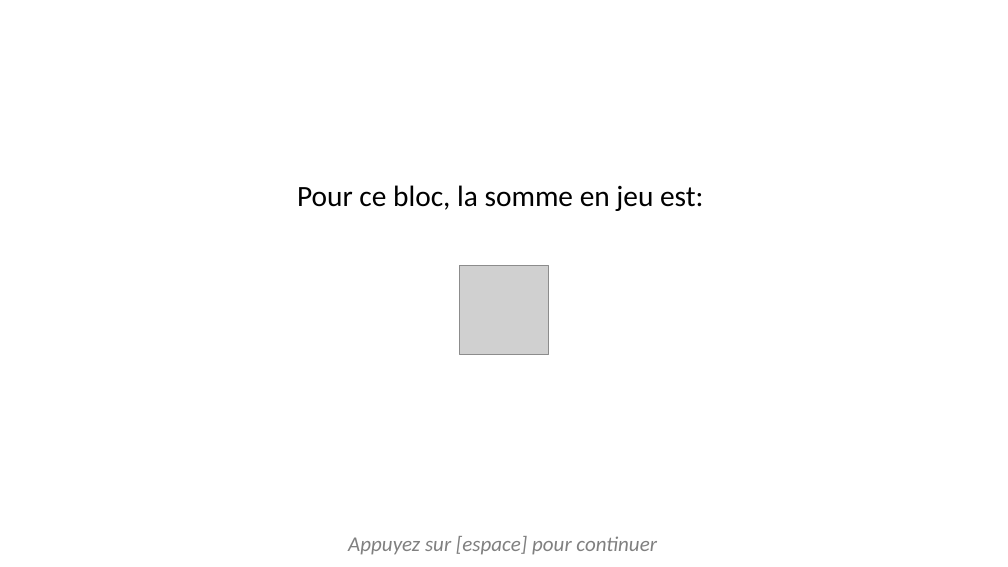
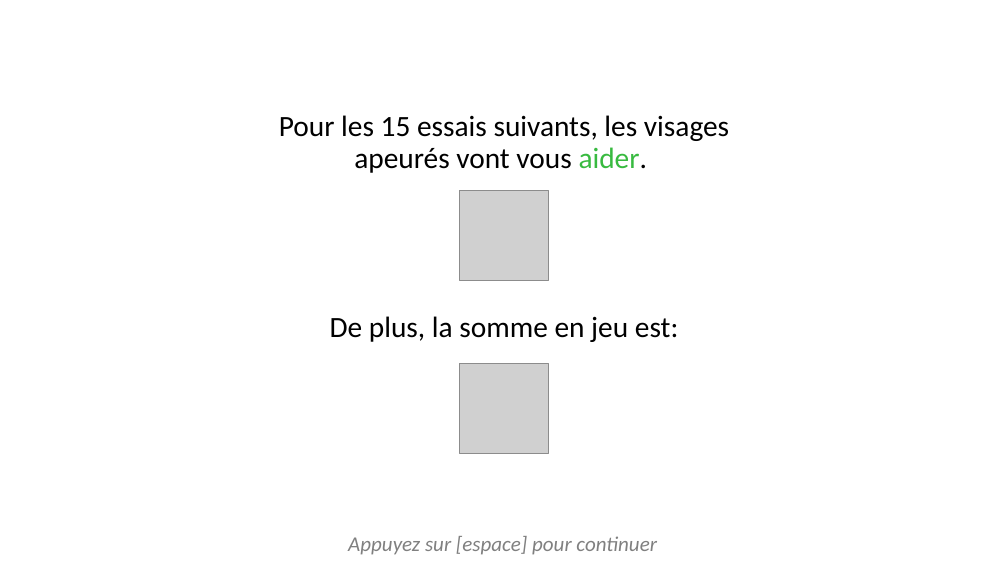
Before and after one commit to jusporrer/Emotion_regulation, a slide deck: slide 7 of instructions/instructionsDiapo.pptx (slide 4 before the commit). Drawn at 1008x567 pixels with LibreOffice and Linux fonts; fonts in the diff are those of the drawing; grey boxes stand for pictures. Boxes give left, top, right and bottom in pixels: in the first picture for what was removed or moved away, otherwise in the second. Text is boxed around its words. In the diff, an @@ line names an element or a change of style, - is before the commit and + after.

```diff
--- a/instructions/instructionsDiapo.pptx
+++ b/instructions/instructionsDiapo.pptx
@@ text at box(279, 115, 729, 342): text changed @@
-Pour ce bloc, la somme en jeu est:
+Pour les 15 essais suivants, les visages apeurés vont vous aider.
+De plus, la somme en jeu est:
@@ picture added at box(460, 191, 549, 280) @@
@@ picture removed at box(460, 265, 549, 355) @@
@@ picture added at box(459, 364, 549, 453) @@
```
Also in this commit, not shown: 14 other slides changed, 2 slides added, 35 other files.
